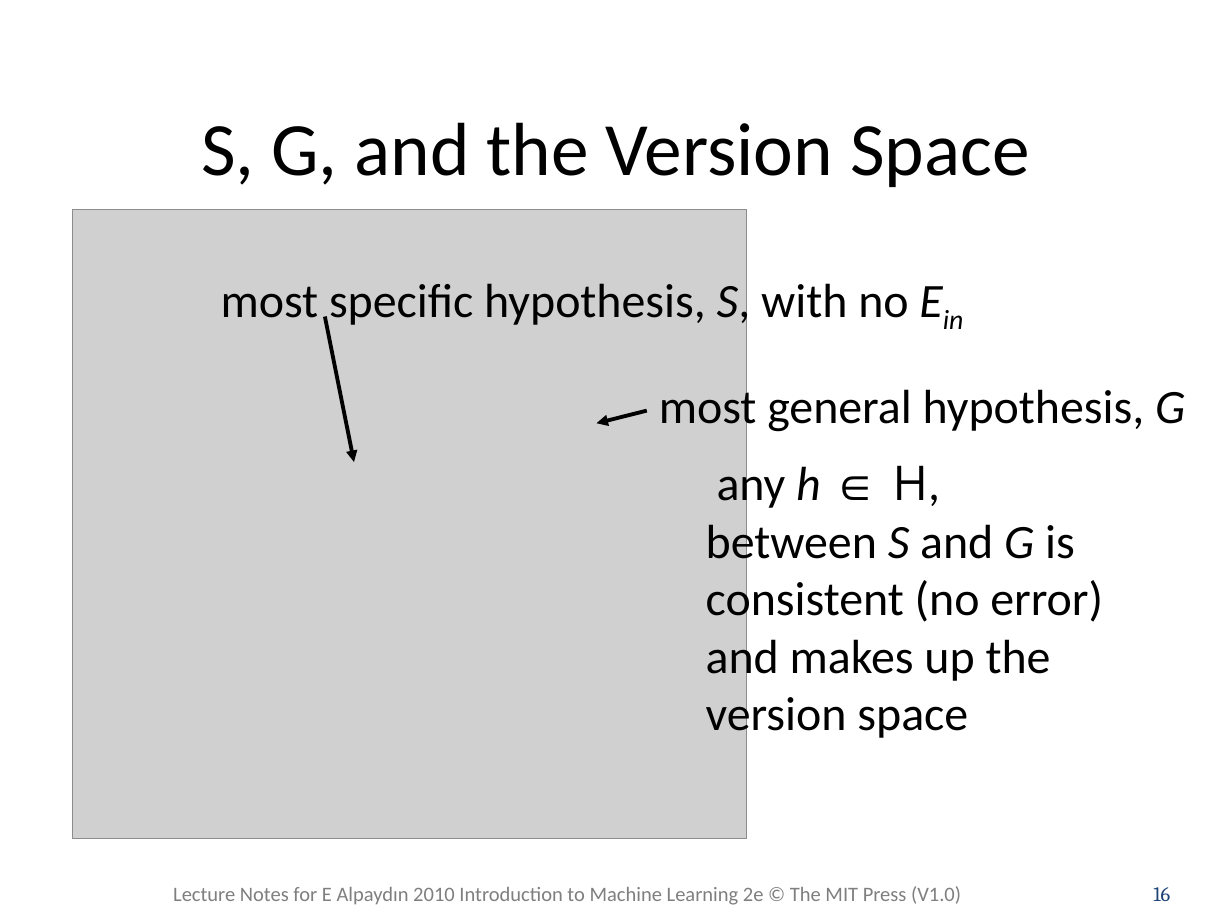
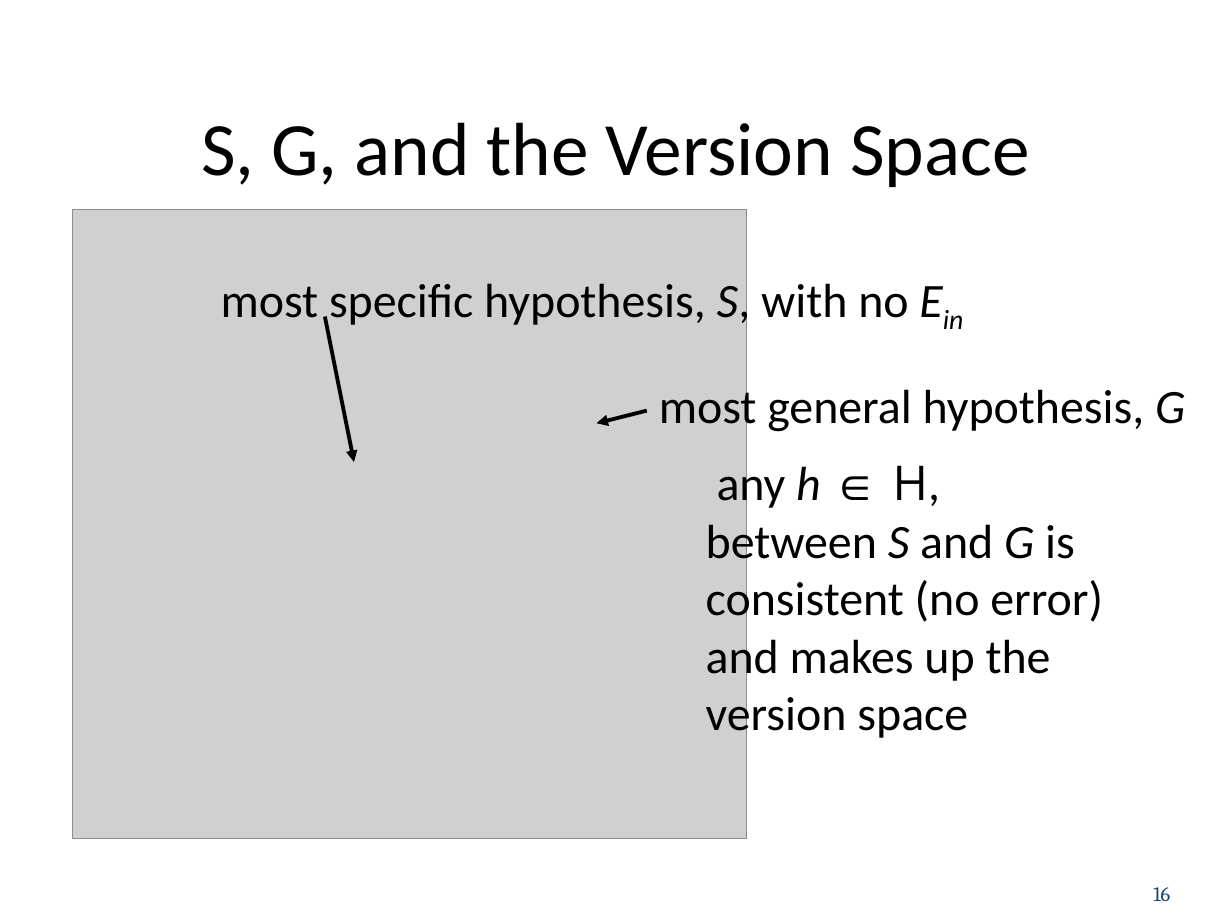
Before and after one commit to zhy9036/cs_2016_fall, a slide deck: slide 16 of 534_ANN/fundamentals of machine leaning 1.pptx. Drawn at 1232x924 pixels with LibreOffice and Linux fonts; fonts in the diff are those of the drawing; grey boxes stand for pictures. Boxes give left, top, right and bottom in pixels: in the first picture for what was removed or moved away, otherwise in the second. Text is boxed around its words. In the diff, an @@ line names an element or a change of style, - is before the commit and + after.

```diff
--- a/534_ANN/fundamentals of machine leaning 1.pptx
+++ b/534_ANN/fundamentals of machine leaning 1.pptx
@@ text removed at [173,886,961,905] @@
-Lecture Notes for E Alpaydın 2010 Introduction to Machine Learning 2e © The MIT Press (V1.0)
```
Also in this commit, not shown: 6 other slides changed, 4 slides added.
